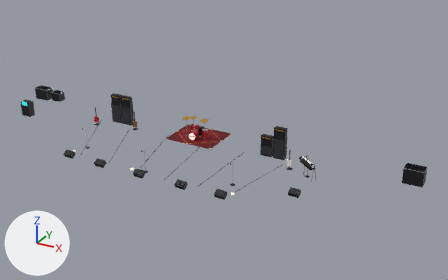
The glTF model tools/paquet_essai/casino_minuit/decor/zone-F-SCENE.glb, before and after one commit.
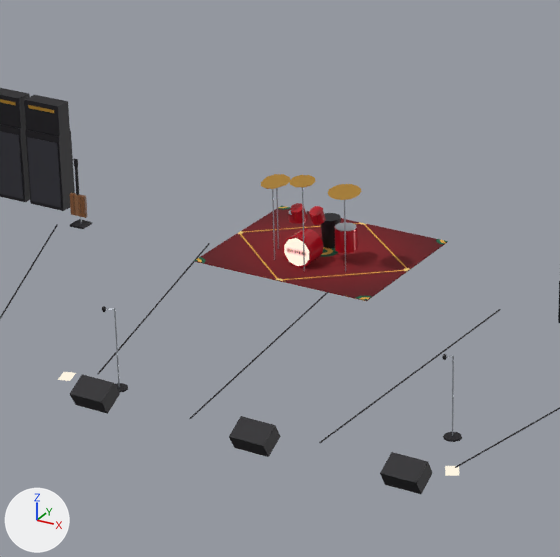
Old and new are each drawn whole from a 50 mm camera at (42.78, 31.19, 18.4) aimed at (24.78, 63.92, 2.04) and again close up on the part from 26% to 58% of the width and 25% to 77% of the height. The axes (+X, +Y, +Z) are drawn at lower left. The lights are the same throughout. The last two pictures show the newer version. Where no turn or scale is listed for an object, it has been applied to the vertices.

Names of what the first close-up shows: 'static', 'static.001', 'static.004' and 2 more.
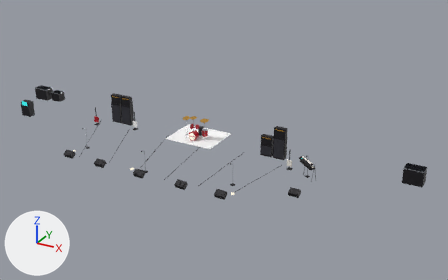
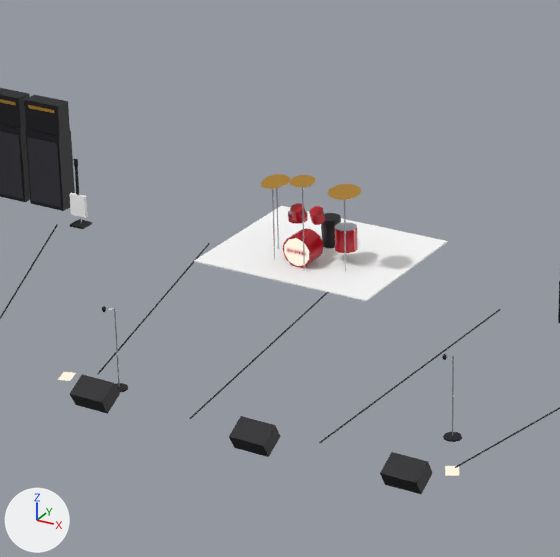
Location of each change, (x1, y1, x2, y2) in pixels of the close-ups (560 x 557 px):
```json
{"object": "static", "change": "surface changed", "before": [194, 206, 448, 301], "after": [194, 206, 448, 301], "on screen": "red to white"}
{"object": "static.004", "change": "surface changed", "before": [70, 193, 88, 218], "after": [70, 193, 88, 218], "on screen": "brown to grey"}
```

The change, as JSON lines over the scene's bpy script:
```json
{"op": "add", "block": "img_matiere_png", "code": ["img_matiere_png = load_image('matiere.png', 'tex/matiere.png', 1, 1, 'sRGB')"]}
{"op": "set", "path": "mat_da_moquettea.texture", "old": "img_d16417aaae39077a_png", "new": "img_matiere_png"}
{"op": "set", "path": "mat_da_boisclair.texture", "old": "img_33e6a7eab6c439f0_png", "new": "img_matiere_png"}
```
